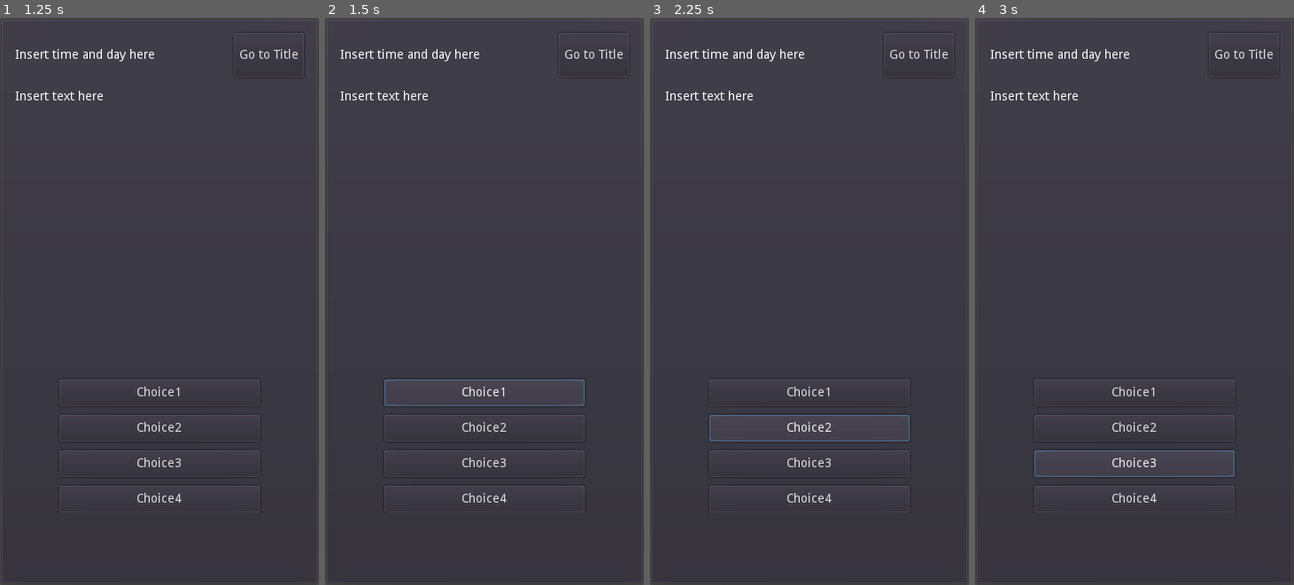
Above: before the commit, frames 1-4 (left to right).
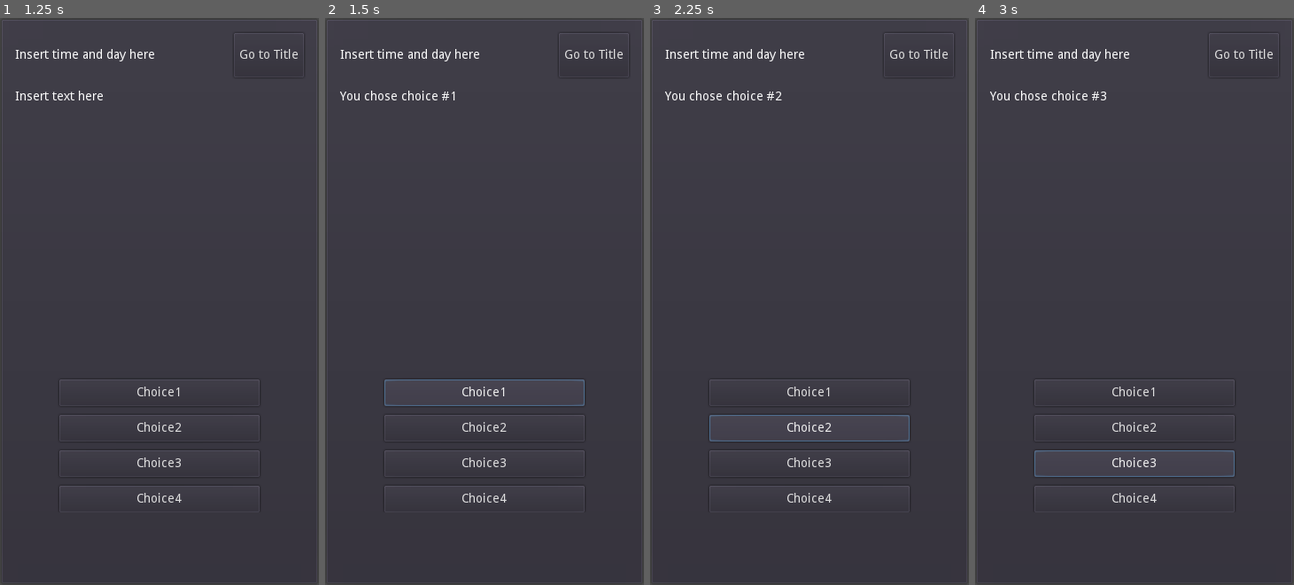
Above: after the commit, the same moments.

Repository: philipuriarte/A-Churchyard-of-Orphans
Game: Godot game, scene res://scenes/main.tscn
The game is run twice, just before and just after one commit, with the same random seed, the same clock (stepped at 60 frames per second) and the same inputs.
Inputs:
- Up to frame 1 (1.25 s): click "Start" at 0.5 s
- Up to frame 2 (1.5 s): click "Choice1" at 1.25 s
- Up to frame 3 (2.25 s): click "Choice2" at 2 s
- Up to frame 4 (3 s): click "Choice3" at 2.75 s

Frame 1 is identical in both runs. In frame 2, 0.3% of the frame differs, in the area x 4-41%, y 12-15%; in frame 3, 0.3%; in frame 4, 0.3%, in the area x 4-42%, y 12-15%.

Commit message:
Add code to set text on NarrativeText

Diff:
--- a/logic/game_screen_logic/content.gd
+++ b/logic/game_screen_logic/content.gd
@@ -15,13 +15,13 @@
 onready var choice_4 = $ChoicesMargin/ChoicesContainer/Choice4
 
 
-func _ready() -> void:
-	pass
+func set_narr_text(new_text: String):
+	narr_text.text = new_text
 
 
-# Sets visibility and text of choice buttons, deletes and instances NarrativeText
+# Sets visibility and text of choice buttons, sets text of NarrativeText
 func choice_output(result: int) -> void:
-	print("Choice = ", result)
+	set_narr_text("You chose choice #" + result as String)
 
 
 # Functions for checking if any of the Choice buttons were released
